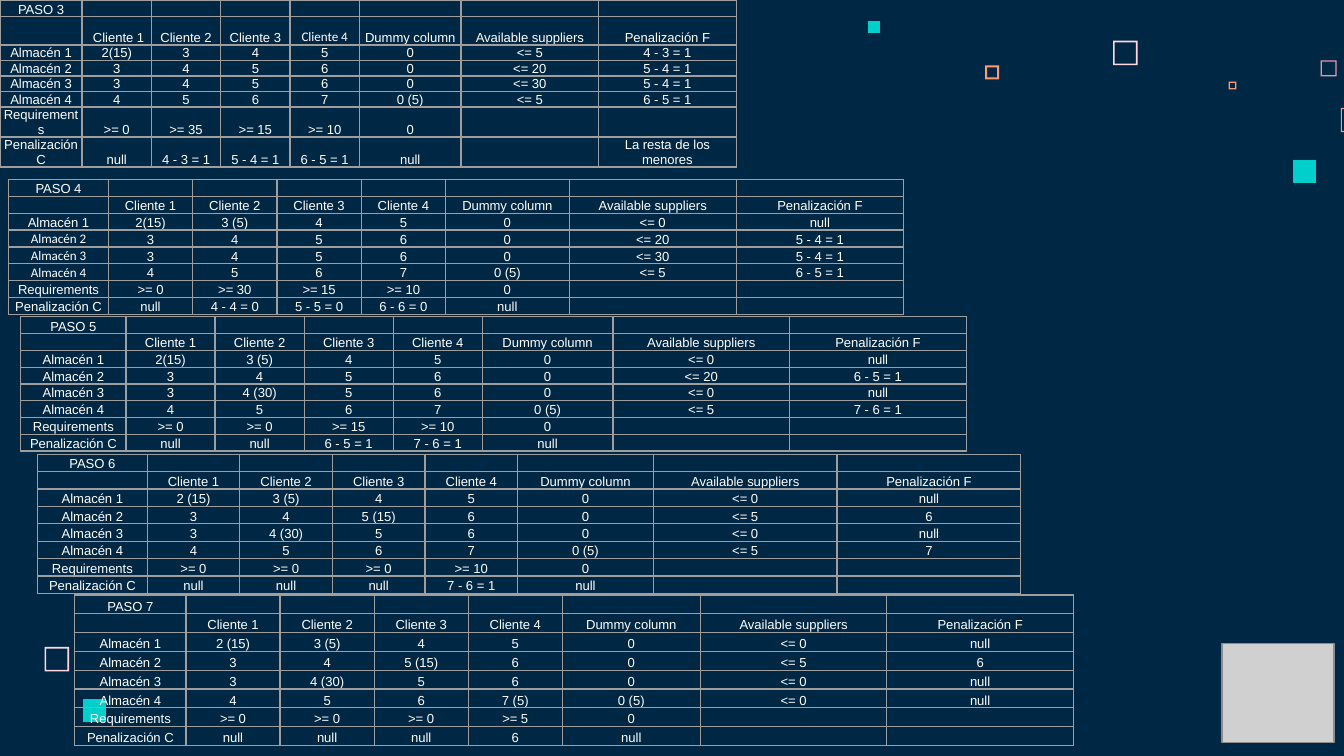
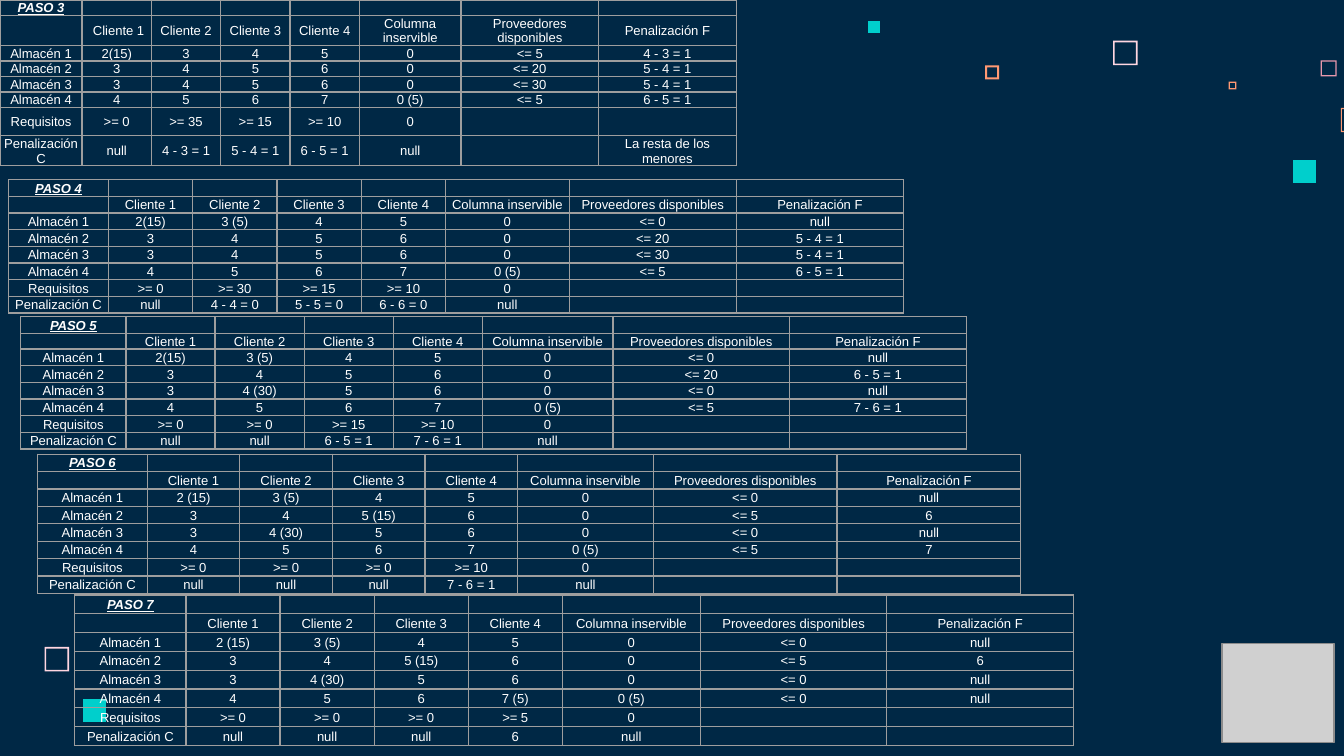
Before and after one commit to Fertry/MASI, a slide deck: slide 23 of Presentación/MASI.pptx. Drawn at 1344x756 pixels with LibreOffice and Linux fonts; fonts in the diff are those of the drawing; grey boxes stand for pictures. Boxes give left, top, right and bottom in pixels: in the first picture for what was removed or moved away, otherwise in the second. Text is boxed around its words. In the diff, an @@ line names an element or a change of style, - is before the commit and + after.

```diff
--- a/Presentación/MASI.pptx
+++ b/Presentación/MASI.pptx
@@ table at [0, 0, 738, 176] @@
-row 2, column 6: Dummy column
+row 2, column 6: Columna inservible
-row 2, column 7: Available suppliers
+row 2, column 7: Proveedores disponibles
-row 7, column 1: Requirements
+row 7, column 1: Requisitos
@@ bold on, italic on, underline on in "PASO 3" @@
@@ font Calibri to Arial in "Cliente 4" @@
@@ table at [8, 180, 903, 317] @@
-row 2, column 6: Dummy column
+row 2, column 6: Columna inservible
-row 2, column 7: Available suppliers
+row 2, column 7: Proveedores disponibles
-row 7, column 1: Requirements
+row 7, column 1: Requisitos
@@ bold on, italic on, underline on in "PASO 4" @@
@@ font Calibri to Arial in "Almacén 2", "Almacén 3", "Almacén 4" @@
@@ table at [20, 317, 962, 453] @@
-row 2, column 6: Dummy column
+row 2, column 6: Columna inservible
-row 2, column 7: Available suppliers
+row 2, column 7: Proveedores disponibles
-row 7, column 1: Requirements
+row 7, column 1: Requisitos
@@ bold on, italic on, underline on in "PASO 5" @@
@@ table at [38, 454, 1023, 594] @@
-row 2, column 6: Dummy column
+row 2, column 6: Columna inservible
-row 2, column 7: Available suppliers
+row 2, column 7: Proveedores disponibles
-row 7, column 1: Requirements
+row 7, column 1: Requisitos
@@ bold on, italic on, underline on in "PASO 6" @@
@@ table at [75, 595, 1075, 746] @@
-row 2, column 6: Dummy column
+row 2, column 6: Columna inservible
-row 2, column 7: Available suppliers
+row 2, column 7: Proveedores disponibles
-row 7, column 1: Requirements
+row 7, column 1: Requisitos
@@ bold on, italic on, underline on in "PASO 7" @@
```
Also in this commit, not shown: 14 other slides changed.
